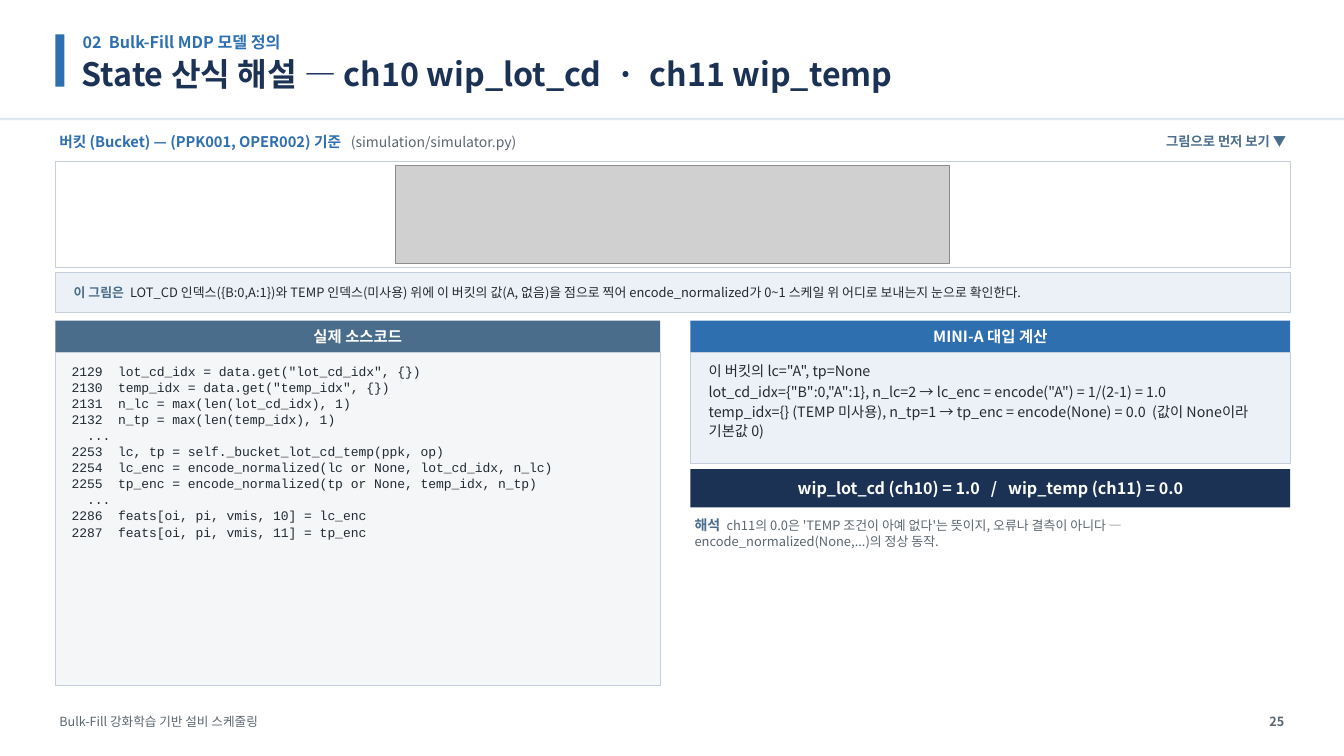
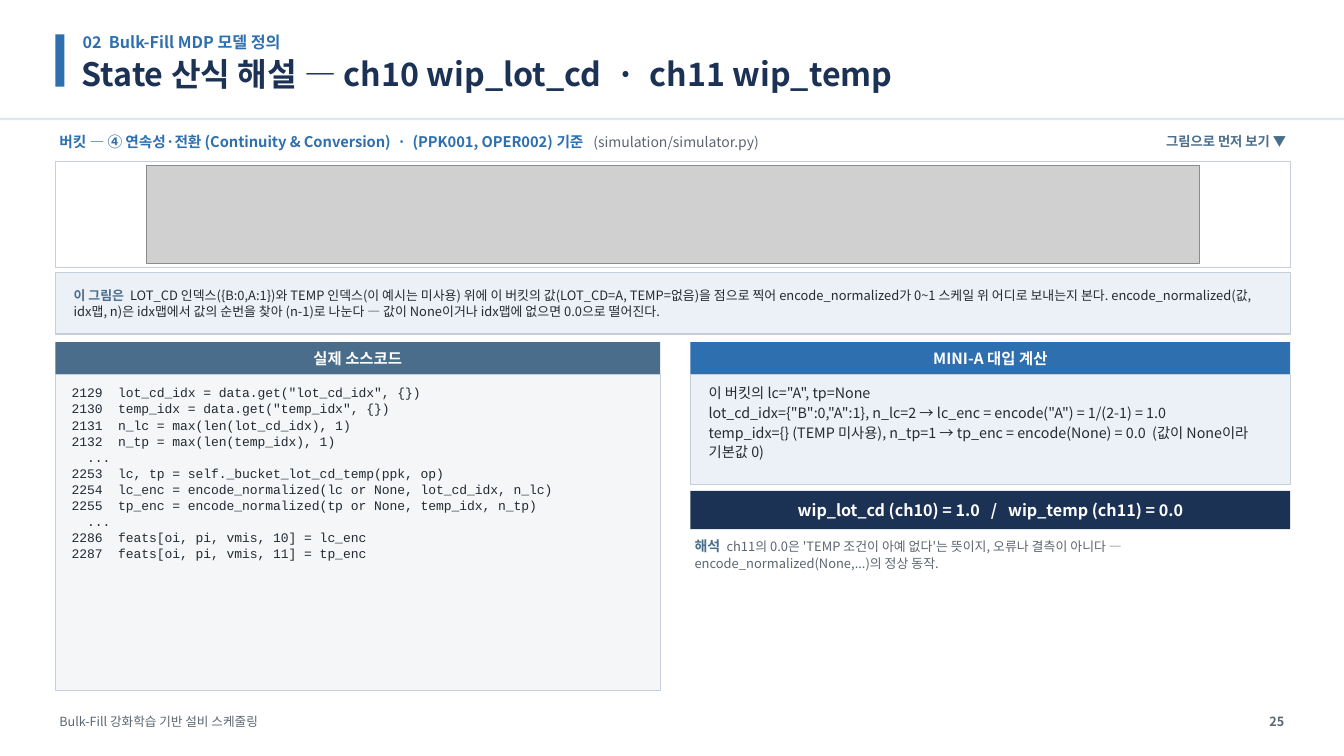
Before and after one commit to relighting123/pjt_scheduling, a slide deck: slide 25 of docs/BulkFill_스케줄링_발표자료.pptx. Drawn at 1344x756 pixels with LibreOffice and Linux fonts; fonts in the diff are those of the drawing; grey boxes stand for pictures. Boxes give left, top, right and bottom in pixels: in the first picture for what was removed or moved away, otherwise in the second. Text is boxed around its words. In the diff, an @@ line names an element or a change of style, - is before the commit and + after.

```diff
--- a/docs/BulkFill_스케줄링_발표자료.pptx
+++ b/docs/BulkFill_스케줄링_발표자료.pptx
@@ text at <box>59,134,758,151</box>: text changed @@
-버킷 (Bucket) — (PPK001, OPER002) 기준 (simulation/simulator.py)
+버킷 — ④ 연속성·전환 (Continuity & Conversion) · (PPK001, OPER002) 기준 (simulation/simulator.py)
@@ picture: place and size @@
-picture at <box>396,165,950,263</box>
+picture at <box>146,165,1199,263</box>
@@ rectangle: place and size @@
-rectangle at <box>55,272,1291,313</box>
+rectangle at <box>55,272,1291,334</box>
@@ text at <box>74,289,1251,319</box>: text changed @@
-이 그림은 LOT_CD 인덱스({B:0,A:1})와 TEMP 인덱스(미사용) 위에 이 버킷의 값(A, 없음)을 점으로 찍어 encode_normalized가 0~1 스케일 위 어디로 보내는지 눈으로 확인한다.
+이 그림은 LOT_CD 인덱스({B:0,A:1})와 TEMP 인덱스(이 예시는 미사용) 위에 이 버킷의 값(LOT_CD=A, TEMP=없음)을 점으로 찍어 encode_normalized가 0~1 스케일 위 어디로 보내는지 본다. encode_normalized(값, idx맵, n)은 idx맵에서 값의 순번을 찾아 (n-1)로 나눈다 — 값이 None이거나 idx맵에 없으면 0.0으로 떨어진다.
@@ rectangle: place and size @@
-rectangle at <box>55,353,660,686</box>
+rectangle at <box>55,374,660,691</box>
@@ text "2129 lot_cd_idx = data.get("lot_cd_idx", {})": place and size @@
-text "2129 lot_cd_idx = data.get("lot_cd_idx", {})" at <box>72,366,553,540</box>
+text "2129 lot_cd_idx = data.get("lot_cd_idx", {})" at <box>72,388,553,561</box>
@@ 4 texts, 4 rectangles: place and size @@
-4 texts, 4 rectangles at <box>55,321,1291,507</box>
+4 texts, 4 rectangles at <box>55,342,1291,529</box>
@@ text "해석 ch11의 0.0은 'TEMP 조건이 ...": place and size @@
-text "해석 ch11의 0.0은 'TEMP 조건이 ..." at <box>695,518,1106,549</box>
+text "해석 ch11의 0.0은 'TEMP 조건이 ..." at <box>695,539,1106,571</box>
```
Also in this commit, not shown: 17 other slides changed, 19 other files.
